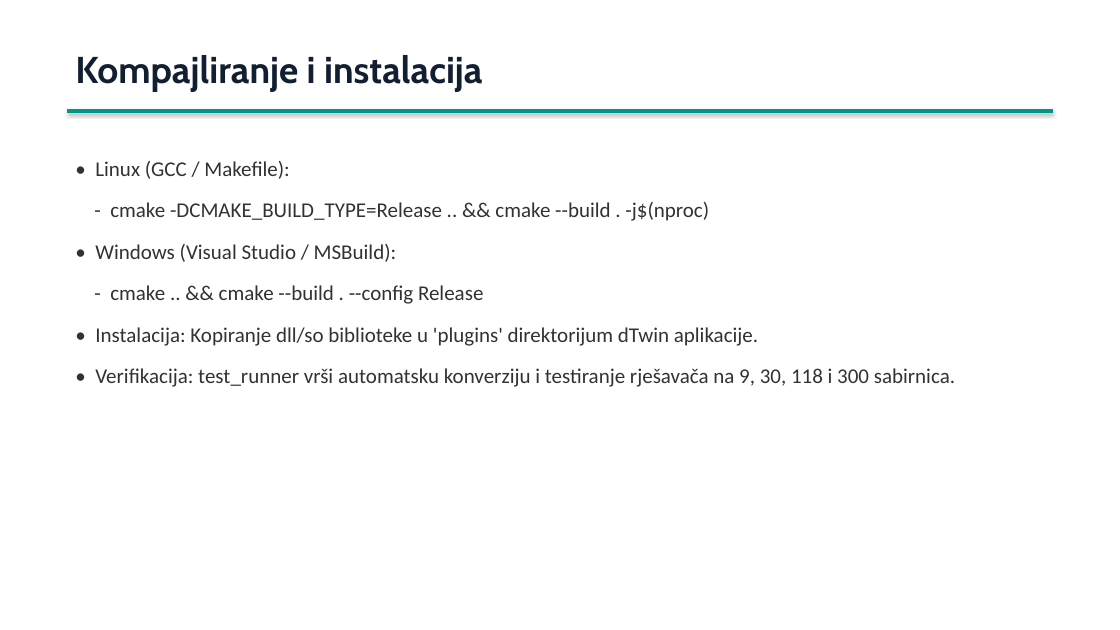
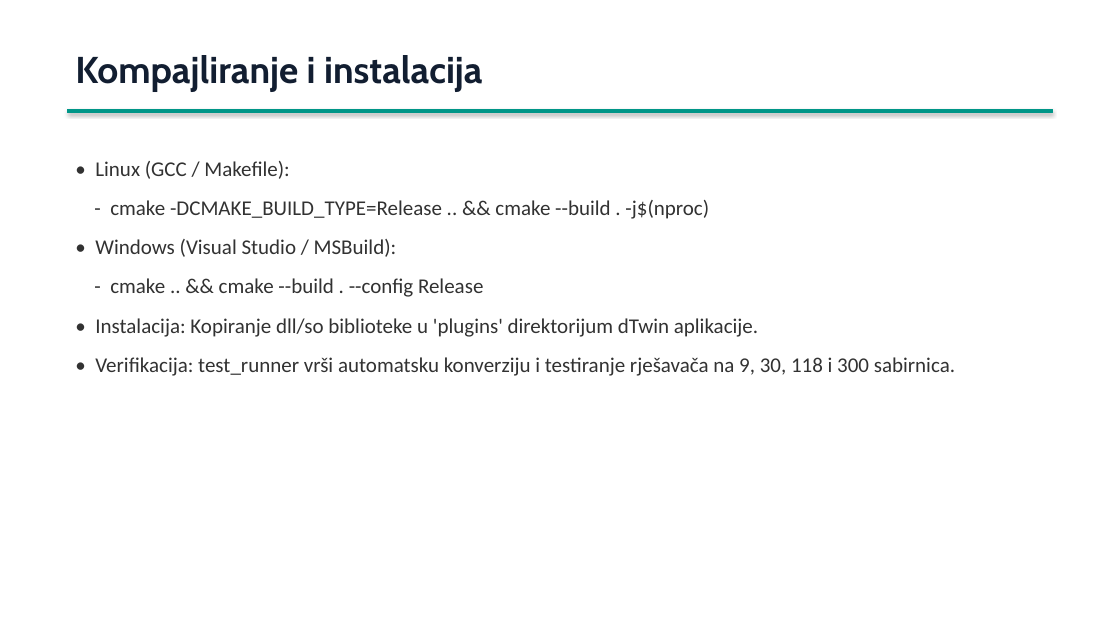
Before and after one commit to abudabiduba/SREES_2026_Gilic_VDFIG, a slide deck: slide 8 of presentation/DFIG_Presentation.pptx (slide 6 before the commit). Drawn at 1120x630 pixels with LibreOffice and Linux fonts; fonts in the diff are those of the drawing. Boxes give left, top, right and bottom in pixels: in the first picture for what was removed or moved away, otherwise in the second. Text is boxed around its words. In the diff, an @@ line names an element or a change of style, - is before the commit and + after.

```diff
--- a/presentation/DFIG_Presentation.pptx
+++ b/presentation/DFIG_Presentation.pptx
@@ text "• Linux (GCC / Makefile):" at bbox=[95, 161, 955, 376]: less space between paragraphs @@
```
Also in this commit, not shown: 6 other slides changed, 2 slides added.
